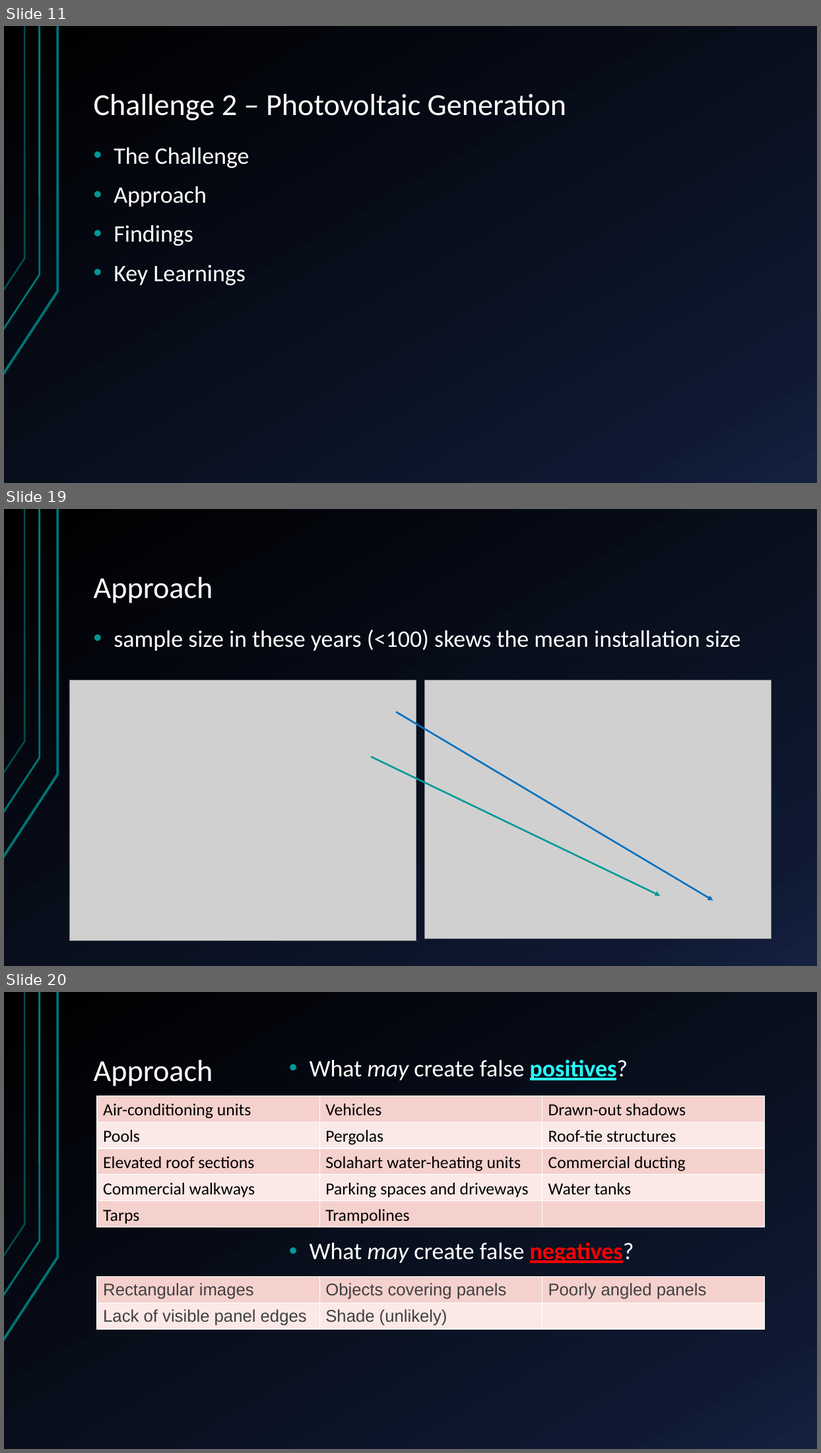
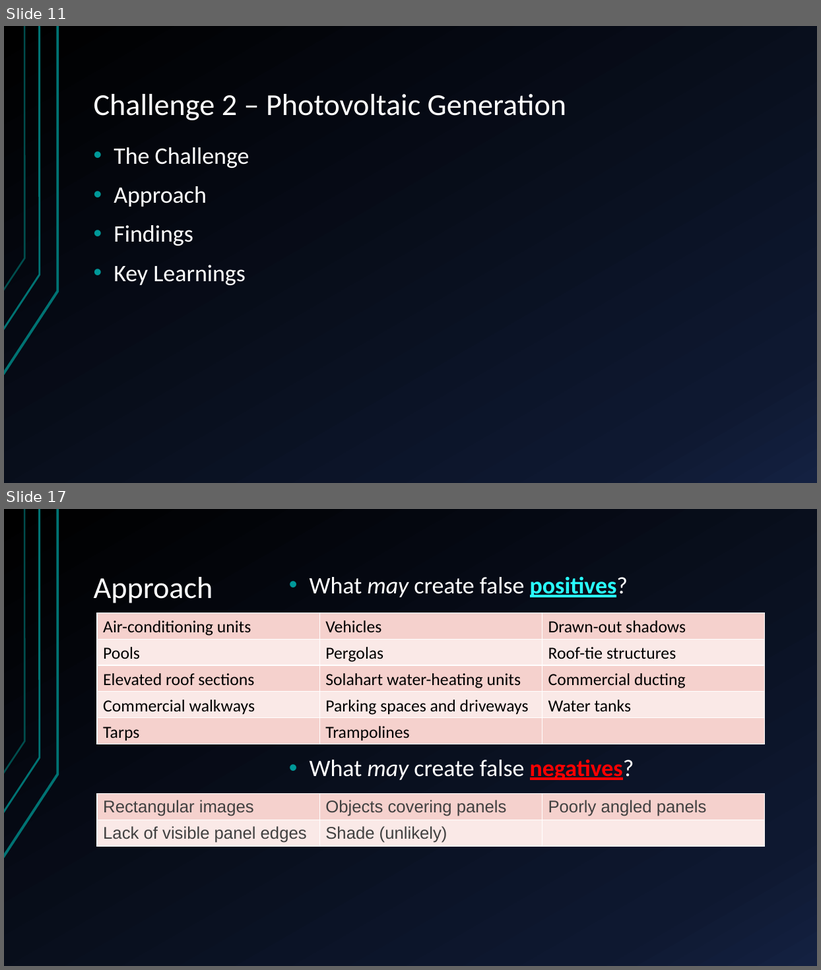
Before and after one commit to sofiary/teamunicornn, a slide deck: Western Power Hack-a-Gig Presentation.pptx. Shown one above the other, each under a label of ours: slides 11, 19 and 20 before the commit, slides 11 and 17 after it; the slides between them are not shown. The pictures are 821x1453 and 821x970 pixels, drawn with LibreOffice and Linux fonts; fonts in the diff are those of the drawing; grey boxes stand for pictures. Boxes give left, top, right and bottom in pixels: in the first picture for what was removed or moved away, otherwise in the second. Text is boxed around its words. In the diff, an @@ line names an element or a change of style, - is before the commit and + after.

```diff
--- a/Western Power Hack-a-Gig Presentation.pptx
+++ b/Western Power Hack-a-Gig Presentation.pptx
@@ slide 19 removed at box(4, 509, 817, 966), background gradient #000000 to #0F1931 to #142242; not listed: 3 template elements that a slide beside it also shows @@
@@ title removed at box(94, 577, 213, 603) @@
-Approach
@@ text removed at box(114, 630, 741, 651) @@
-• sample size in these years (<100) skews the mean installation size
@@ picture removed at box(69, 681, 416, 941) @@
@@ picture removed at box(425, 681, 772, 939) @@
@@ arrow removed from (396, 712) to (714, 900) @@
@@ arrow removed from (371, 757) to (660, 896) @@
@@ what was slide 20 is now slide 17 @@
```
Also in this commit, not shown: 7 slides changed, 5 slides added, 2 other slides removed.
